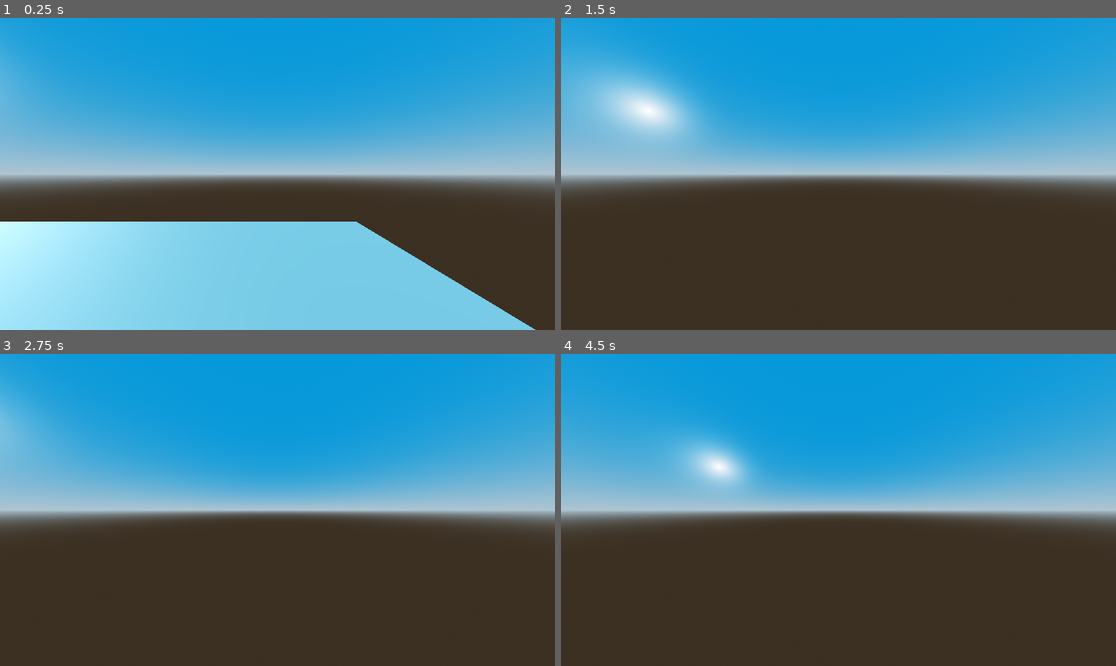
Above: before the commit, frames 1-4 (two rows, left to right).
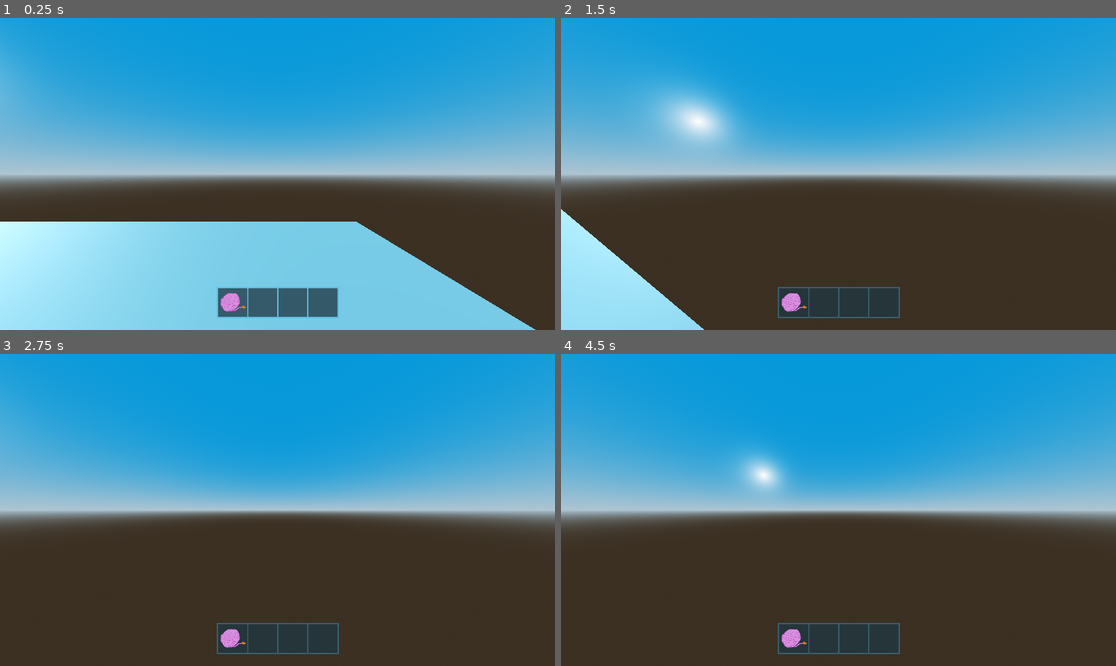
Above: after the commit, the same moments.

Repository: BrainFartScientist/cat-eternal
Game: Godot game, scene res://world.tscn
The game is run twice, just before and just after one commit, with the same random seed, the same clock (stepped at 60 frames per second) and the same inputs.
Inputs (mouse positions are in pixels of both pictures, inside the frame that each line leads up to):
- Up to frame 1 (0.25 s): no input
- Up to frame 2 (1.5 s): move the mouse to (866, 174) at 0.52 s; hold Shift (sprint) 0.53-1.28 s; hold W (up) from 0.53 s (still down); tap Space (jump) at 0.77 s; move the mouse to (810, 174) at 1.27 s; tap Shift (sprint) at 1.35 s
- Up to frame 3 (2.75 s): keep holding W (up); tap Space (jump) at 1.52 s; tap Enter at 2 s; move the mouse to (288, 503) at 2.02 s; hold Shift (sprint) from 2.03 s (still down)
- Up to frame 4 (4.5 s): keep holding W (up); tap Space (jump) at 2.75, 3.02, 3.77, 4.25 s; move the mouse to (832, 516) at 2.77 s; release Shift (sprint) at 2.78 s; tap Shift (sprint) at 2.85, 4.35 s; tap Enter at 3.5 s; move the mouse to (877, 513) at 3.52 s; hold Shift (sprint) 3.53-4.28 s; move the mouse to (794, 506) at 4.27 s

The runs differ from the first frame. In frame 1, 2.2% of the frame differs, in the area x 39-62%, y 86-97%; in frame 2, 12%, in the area x 0-62%, y 12-100%; in frame 3, 1.9%; in frame 4, 3.9%.

Commit message:
First UI Implementation

Diff:
--- /dev/null
+++ b/assets/items/selected_item.tres
@@ -0,0 +1,4 @@
+[gd_resource type="StyleBoxFlat" format=3 uid="uid://ci58dq6mnvn42"]
+
+[resource]
+bg_color = Color(1, 0.85098, 0.447059, 0.392157)
--- /dev/null
+++ b/assets/items/unselected_item.tres
@@ -0,0 +1,4 @@
+[gd_resource type="StyleBoxFlat" format=3 uid="uid://cwckpqkq8q65f"]
+
+[resource]
+bg_color = Color(0.310554, 0.308521, 0.324947, 1)
--- a/project.godot
+++ b/project.godot
@@ -14,6 +14,11 @@
 run/main_scene="uid://4u2ik7uota0b"
 config/features=PackedStringArray("4.4", "Forward Plus")
 config/icon="res://icon.svg"
+
+[display]
+
+window/size/viewport_width=1920
+window/size/viewport_height=1080
 
 [input]
 
--- a/world.tscn
+++ b/world.tscn
@@ -1,7 +1,8 @@
-[gd_scene load_steps=9 format=3 uid="uid://4u2ik7uota0b"]
+[gd_scene load_steps=11 format=3 uid="uid://4u2ik7uota0b"]
 
 [ext_resource type="Script" uid="uid://ch0jvvraplm8c" path="res://prefabs/player/Player.gd" id="1_f3sb7"]
 [ext_resource type="PackedScene" uid="uid://q0pf7j62g208" path="res://prefabs/enemies/ShootingEnemy.tscn" id="2_fj7yv"]
+[ext_resource type="Texture2D" uid="uid://crsq0dg0y7ts" path="res://assets/items/Wollbombe.png" id="2_tlwt5"]
 
 [sub_resource type="ProceduralSkyMaterial" id="ProceduralSkyMaterial_fj7yv"]
 sky_top_color = Color(0.0593274, 0.467885, 0.74303, 1)
@@ -21,6 +22,9 @@
 
 [sub_resource type="ConvexPolygonShape3D" id="ConvexPolygonShape3D_036b0"]
 points = PackedVector3Array(-0.125207, -0.532801, -0.480507, 0.0227831, 0.47607, 0.498884, 0.169713, 0.559144, 0.464172 …(924 unchanged characters)…
+
+[sub_resource type="StyleBoxFlat" id="StyleBoxFlat_fj7yv"]
+bg_color = Color(0.203922, 0.647059, 0.862745, 0.392157)
 
 [sub_resource type="NavigationMesh" id="NavigationMesh_fj7yv"]
 vertices = PackedVector3Array(-6.61084, 0.645264, -1.76074, -4.61084, 0.645264, -2.51074, -4.61084, 0.645264, -5.51074, …(377 unchanged characters)…
@@ -50,6 +54,59 @@
 
 [node name="Camera3D" type="Camera3D" parent="Player/Head"]
 
+[node name="Control" type="Control" parent="Player"]
+layout_mode = 3
+anchors_preset = 0
+offset_right = 40.0
+offset_bottom = 40.0
+
+[node name="CanvasLayer" type="CanvasLayer" parent="Player/Control"]
+
+[node name="PanelContainer" type="PanelContainer" parent="Player/Control/CanvasLayer"]
+anchors_preset = 7
+anchor_left = 0.5
+anchor_top = 1.0
+anchor_right = 0.5
+anchor_bottom = 1.0
+offset_left = -210.0
+offset_top = -150.0
+offset_right = 212.0
+offset_bottom = -40.0
+grow_horizontal = 2
+grow_vertical = 0
+theme_override_styles/panel = SubResource("StyleBoxFlat_fj7yv")
+
+[node name="MarginContainer" type="MarginContainer" parent="Player/Control/CanvasLayer/PanelContainer"]
+layout_mode = 2
+theme_override_constants/margin_left = 5
+theme_override_constants/margin_top = 5
+theme_override_constants/margin_right = 5
+theme_override_constants/margin_bottom = 5
+
+[node name="ItemSelectionOverlay" type="GridContainer" parent="Player/Control/CanvasLayer/PanelContainer/MarginContainer"]
+layout_mode = 2
+columns = 4
+
+[node name="Panel" type="Panel" parent="Player/Control/CanvasLayer/PanelContainer/MarginContainer/ItemSelectionOverlay"]
+custom_minimum_size = Vector2(100, 100)
+layout_mode = 2
+
+[node name="Wollbombe" type="Sprite2D" parent="Player/Control/CanvasLayer/PanelContainer/MarginContainer/ItemSelectionOverlay/Panel"]
+position = Vector2(48, 23)
+texture = ExtResource("2_tlwt5")
+
+[node name="Panel2" type="Panel" parent="Player/Control/CanvasLayer/PanelContainer/MarginContainer/ItemSelectionOverlay"]
+custom_minimum_size = Vector2(100, 100)
+layout_mode = 2
+
+[node name="Panel3" type="Panel" parent="Player/Control/CanvasLayer/PanelContainer/MarginContainer/ItemSelectionOverlay"]
+custom_minimum_size = Vector2(100, 100)
+layout_mode = 2
+
+[node name="Panel4" type="Panel" parent="Player/Control/CanvasLayer/PanelContainer/MarginContainer/ItemSelectionOverlay"]
+custom_minimum_size = Vector2(100, 100)
+layout_mode = 2
+
 [node name="ShootingEnemy" parent="." instance=ExtResource("2_fj7yv")]
 transform = Transform3D(1, 0, 0, 0, 1, 0, 0, 0, 1, -7, 1.88445, 0)
 preffered_distance = 5.0
Binary file added: assets/items/Wollbombe.png
Not shown, added: assets/items/Wollbombe.png.import
